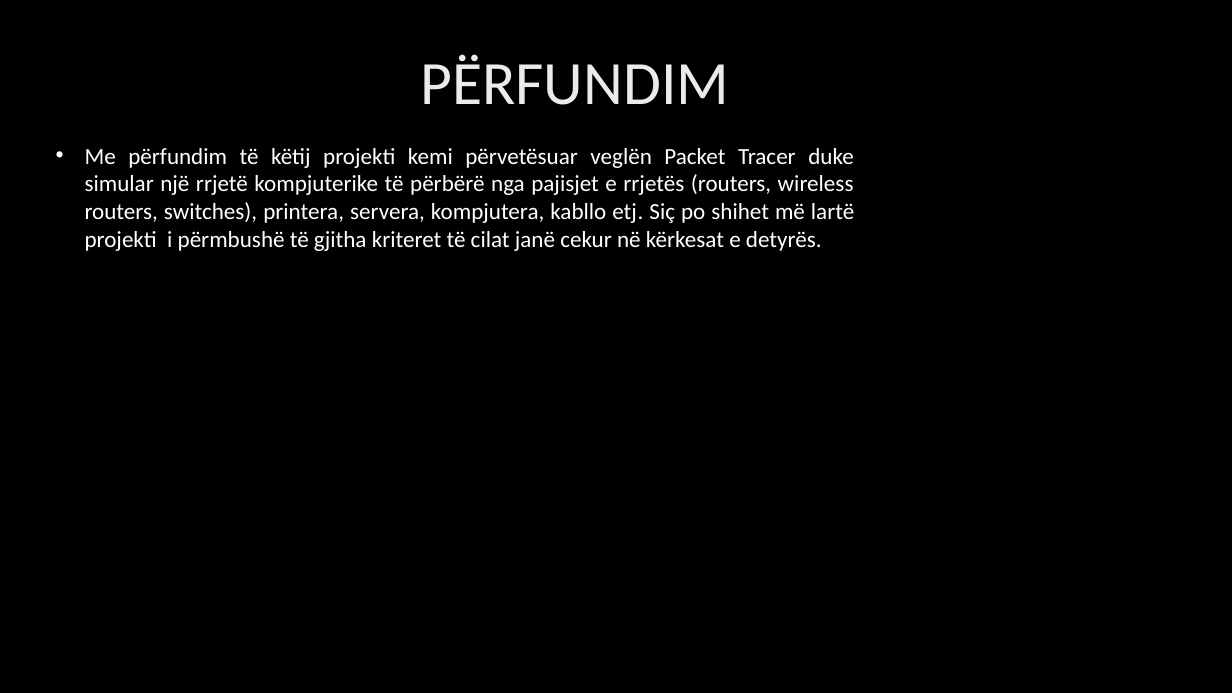
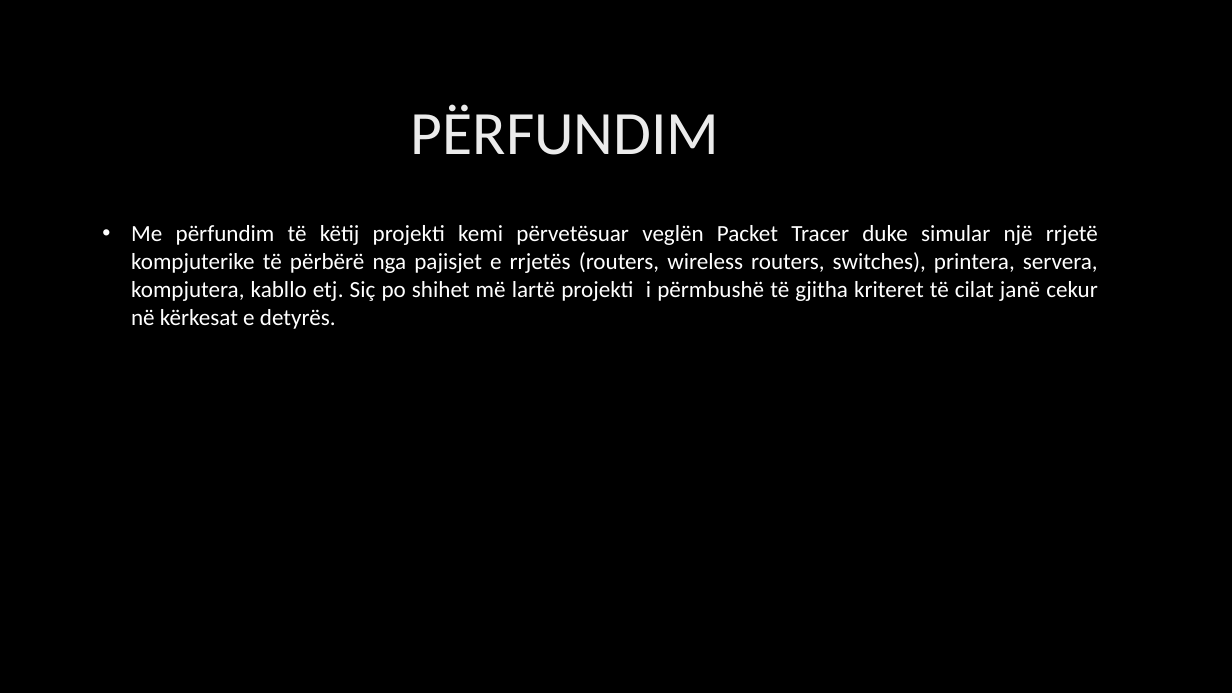
Before and after one commit to eduardspahija/Creating-a-Computer-Network-Packet-Tracer, a slide deck: slide 13 of projekti2.pptx. Drawn at 1232x693 pixels with LibreOffice and Linux fonts; fonts in the diff are those of the drawing; background and template pictures are left out. Boxes give left, top, right and bottom in pixels: in the first picture for what was removed or moved away, otherwise in the second. Text is boxed around its words. In the diff, an @@ line names an element or a change of style, - is before the commit and + after.

```diff
--- a/projekti2.pptx
+++ b/projekti2.pptx
@@ title "PËRFUNDIM" moved from (x1=420, y1=54, x2=729, y2=105) to (x1=411, y1=104, x2=720, y2=155) @@
@@ text "Me përfundim të këtij projekti ..." rewrapped from (x1=85, y1=148, x2=854, y2=251) to (x1=131, y1=225, x2=1098, y2=329) @@
```
